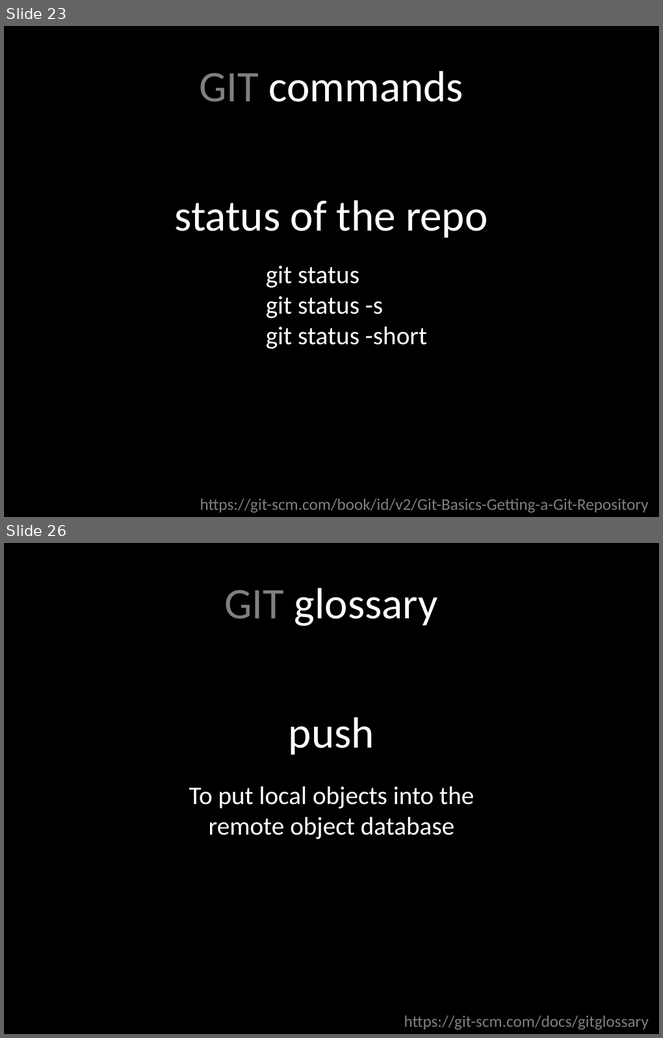
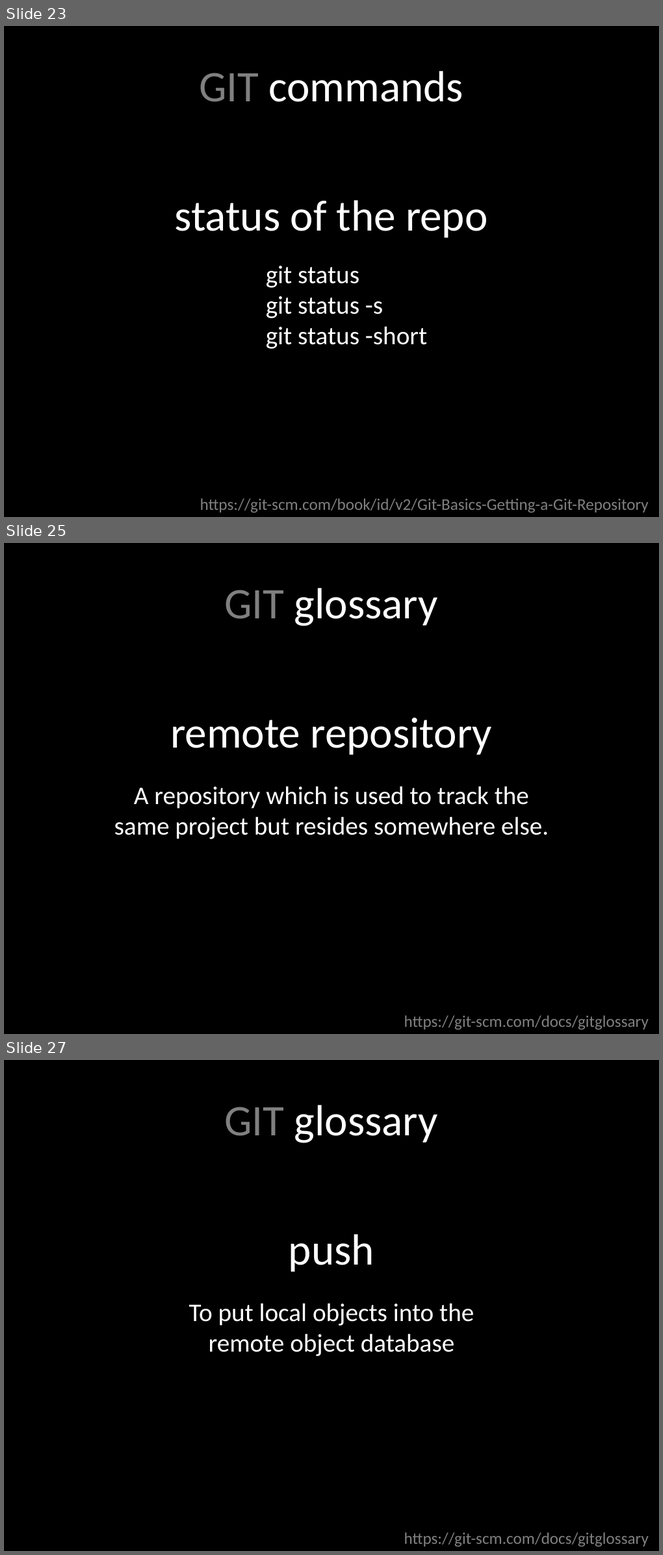
Before and after one commit to rocboronat/from-cvs-to-git, a slide deck: From CVS to GIT.pptx. Shown one above the other, each under a label of ours: slides 23 and 26 before the commit, slides 23, 25 and 27 after it; the slides between them are not shown. The pictures are 663x1038 and 663x1555 pixels, drawn with LibreOffice and Linux fonts; fonts in the diff are those of the drawing. Boxes give left, top, right and bottom in pixels: in the first picture for what was removed or moved away, otherwise in the second. Text is boxed around its words. In the diff, an @@ line names an element or a change of style, - is before the commit and + after.

Commit message:
Work with remotes: adding, pushing and pulling

```diff
--- a/From CVS to GIT.pptx
+++ b/From CVS to GIT.pptx
@@ slide 25 added at [4, 543, 659, 1034], background #000000 @@
@@ text added at [225, 588, 438, 626], 48 pt, text #FFFFFF @@
+GIT glossary
@@ text added at [170, 717, 492, 755], 48 pt, text #FFFFFF @@
+remote repository
@@ text added at [114, 786, 549, 839], 28 pt, text #FFFFFF @@
+A repository which is used to track the same project but resides somewhere else.
@@ text added at [404, 1016, 649, 1030], 18 pt, text #808080 @@
+https://git-scm.com/docs/gitglossary
@@ what was slide 26 is now slide 27 @@
```
Also in this commit, not shown: 1 slide changed, 3 other slides added.
